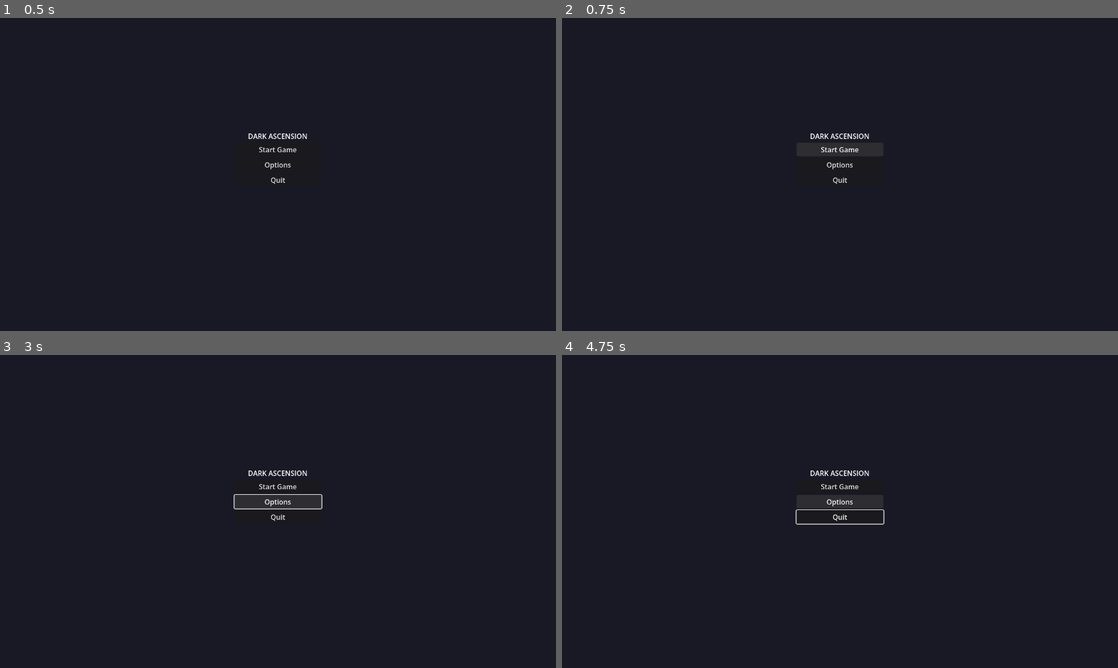
Above: before the commit, frames 1-4 (two rows, left to right).
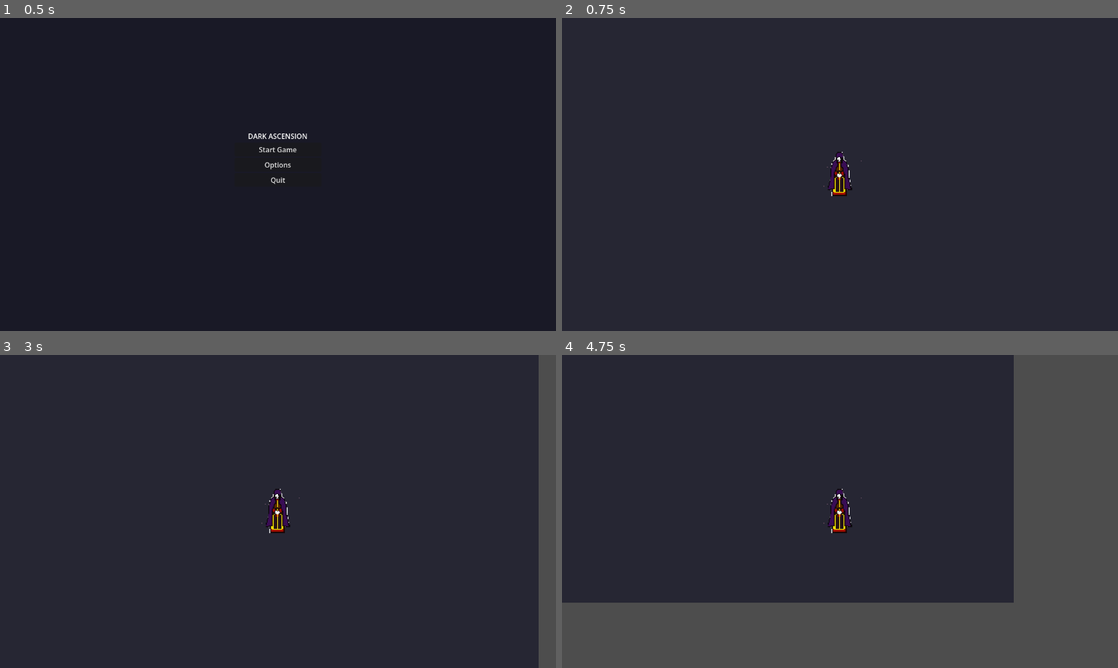
Above: after the commit, the same moments.

Repository: hmisee/dark-ascension
Game: Godot game, scene res://scenes/main_menu.tscn
The game is run twice, just before and just after one commit, with the same random seed, the same clock (stepped at 60 frames per second) and the same inputs.
Inputs (mouse positions are in pixels of both pictures, inside the frame that each line leads up to):
- Up to frame 1 (0.5 s): no input
- Up to frame 2 (0.75 s): click "Start Game" at 0.5 s
- Up to frame 3 (3 s): click (278, 486) at 1.25 s, where only the run before the commit has a clickable "Start Game"; click (278, 502) at 2 s, where only the run before the commit has a clickable "Options"; hold Right (ui_right) from 2.78 s (still down)
- Up to frame 4 (4.75 s): release Right (ui_right) at 3.53 s; hold Down (ui_down) 3.53-4.28 s; hold Right (ui_right) from 4.28 s (still down)

Frame 1 is identical in both runs. In frame 2, 0.5% of the frame differs, in the area x 44-56%, y 36-58%; in frame 3, 3.8%; in frame 4, 36%, in the area x 0-100%, y 0-100%.

Commit message:
Add playable necromancer character with movement and sprite processing tools

Diff:
--- /dev/null
+++ b/scenes/dungeon/arena_test.tscn
@@ -0,0 +1,15 @@
+[gd_scene load_steps=2 format=3 uid="uid://test_arena"]
+
+[ext_resource type="PackedScene" uid="uid://b8yqm5xvnw7r8" path="res://scenes/player.tscn" id="1_player"]
+
+[node name="ArenaTest" type="Node2D"]
+
+[node name="ColorRect" type="ColorRect" parent="."]
+offset_left = -640.0
+offset_top = -360.0
+offset_right = 640.0
+offset_bottom = 360.0
+color = Color(0.15, 0.15, 0.2, 1)
+
+[node name="Player" parent="." instance=ExtResource("1_player")]
+position = Vector2(0, 0)
--- a/scenes/main_menu.tscn
+++ b/scenes/main_menu.tscn
@@ -1,4 +1,6 @@
-[gd_scene format=3]
+[gd_scene load_steps=2 format=3]
+
+[ext_resource type="Script" path="res://scripts/ui/main_menu.gd" id="1_script"]
 
 [node name="MainMenu" type="Control"]
 layout_mode = 3
@@ -7,6 +9,7 @@
 anchor_bottom = 1.0
 grow_horizontal = 2
 grow_vertical = 2
+script = ExtResource("1_script")
 
 [node name="ColorRect" type="ColorRect" parent="."]
 layout_mode = 1
@@ -40,6 +43,8 @@
 layout_mode = 2
 text = "Start Game"
 
+[connection signal="pressed" from="VBoxContainer/StartButton" to="." method="_on_start_button_pressed"]
+
 [node name="OptionsButton" type="Button" parent="VBoxContainer"]
 layout_mode = 2
 text = "Options"
@@ -47,3 +52,5 @@
 [node name="QuitButton" type="Button" parent="VBoxContainer"]
 layout_mode = 2
 text = "Quit"
+
+[connection signal="pressed" from="VBoxContainer/QuitButton" to="." method="_on_quit_button_pressed"]
--- /dev/null
+++ b/scenes/player.tscn
@@ -0,0 +1,19 @@
+[gd_scene format=3 uid="uid://b8yqm5xvnw7r8"]
+
+[ext_resource type="Script" path="res://scripts/entities/player.gd" id="1_player"]
+[ext_resource type="Texture2D" uid="uid://your_texture_id" path="res://assets/sprites/characters/necromancer_idle.png" id="2_texture"]
+
+[sub_resource type="CircleShape2D" id="CircleShape2D_1"]
+radius = 16.0
+
+[node name="Player" type="CharacterBody2D"]
+script = ExtResource("1_player")
+
+[node name="Sprite2D" type="Sprite2D" parent="."]
+texture = ExtResource("2_texture")
+
+[node name="CollisionShape2D" type="CollisionShape2D" parent="."]
+shape = SubResource("CircleShape2D_1")
+
+[node name="Camera2D" type="Camera2D" parent="."]
+zoom = Vector2(1, 1)
--- /dev/null
+++ b/scripts/entities/player.gd
@@ -0,0 +1,41 @@
+extends CharacterBody2D
+class_name Player
+
+# Player movement and control
+
+@export var move_speed: float = 200.0
+
+@onready var sprite = $Sprite2D
+
+func _ready():
+	# Load the sprite texture
+	sprite.texture = load("res://assets/sprites/characters/necromancer_idle.png")
+	# Scale up the sprite to be more visible
+	sprite.scale = Vector2(2, 2)
+	print("Player ready! Use WASD or Arrow keys to move")
+
+func _physics_process(delta):
+	handle_movement()
+
+func handle_movement():
+	# Simple direct input check
+	var input_direction = Vector2.ZERO
+
+	if Input.is_action_pressed("ui_right"):
+		input_direction.x += 1
+	if Input.is_action_pressed("ui_left"):
+		input_direction.x -= 1
+	if Input.is_action_pressed("ui_down"):
+		input_direction.y += 1
+	if Input.is_action_pressed("ui_up"):
+		input_direction.y -= 1
+
+	# Normalize diagonal movement
+	if input_direction.length() > 0:
+		input_direction = input_direction.normalized()
+
+	# Set velocity
+	velocity = input_direction * move_speed
+
+	# Move the character
+	move_and_slide()
--- /dev/null
+++ b/scripts/ui/main_menu.gd
@@ -0,0 +1,7 @@
+extends Control
+
+func _on_start_button_pressed():
+	get_tree().change_scene_to_file("res://scenes/dungeon/arena_test.tscn")
+
+func _on_quit_button_pressed():
+	get_tree().quit()
--- /dev/null
+++ b/test_sprite.gd
@@ -0,0 +1,13 @@
+extends Node2D
+
+func _ready():
+	var sprite = Sprite2D.new()
+	var texture = load("res://assets/sprites/characters/necromancer_idle.png")
+
+	if texture:
+		print("✓ Texture loaded successfully!")
+		sprite.texture = texture
+		add_child(sprite)
+	else:
+		print("✗ Failed to load texture")
+		print("Check if file exists at: res://assets/sprites/characters/necromancer_idle.png")
Not shown, removed: assets/audio/.gdignore
Not shown, removed: assets/fonts/.gdignore
Not shown, removed: assets/sprites/.gdignore
Binary file added: assets/sprites/characters/necromancer_idle.png
Not shown, added: assets/sprites/characters/necromancer_idle.png.import
Binary file added: assets/sprites/characters/necromancer_raw.png
Not shown, added: assets/sprites/characters/necromancer_raw.png.import
Not shown, added: scripts/entities/player.gd.uid
Not shown, added: scripts/ui/main_menu.gd.uid
Not shown, added: test_sprite.gd.uid
Not shown, added: docs/ANIMATION_GUIDE.md
Not shown, added: docs/ASSET_GENERATION.md
(and 4 more such lines)
